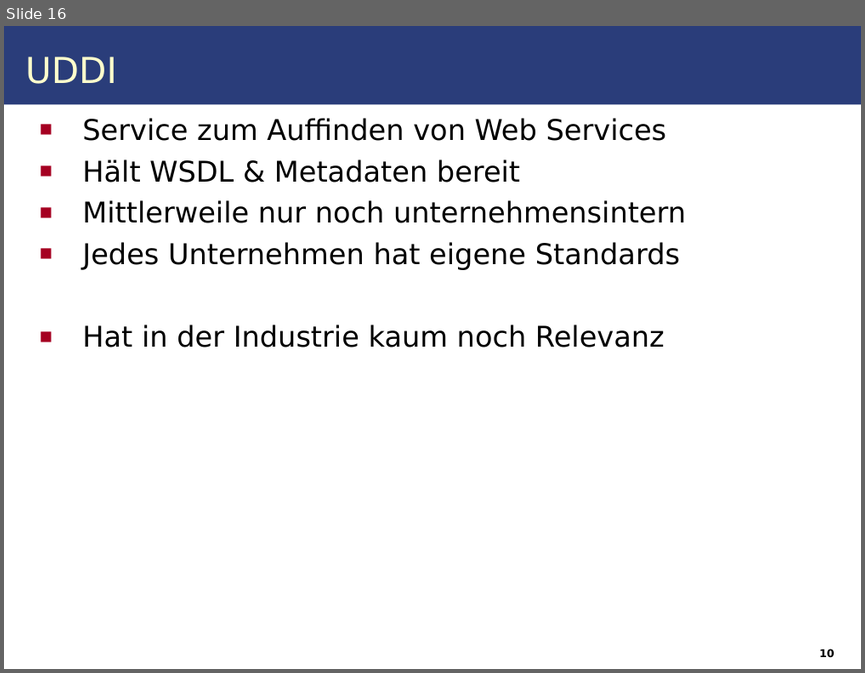
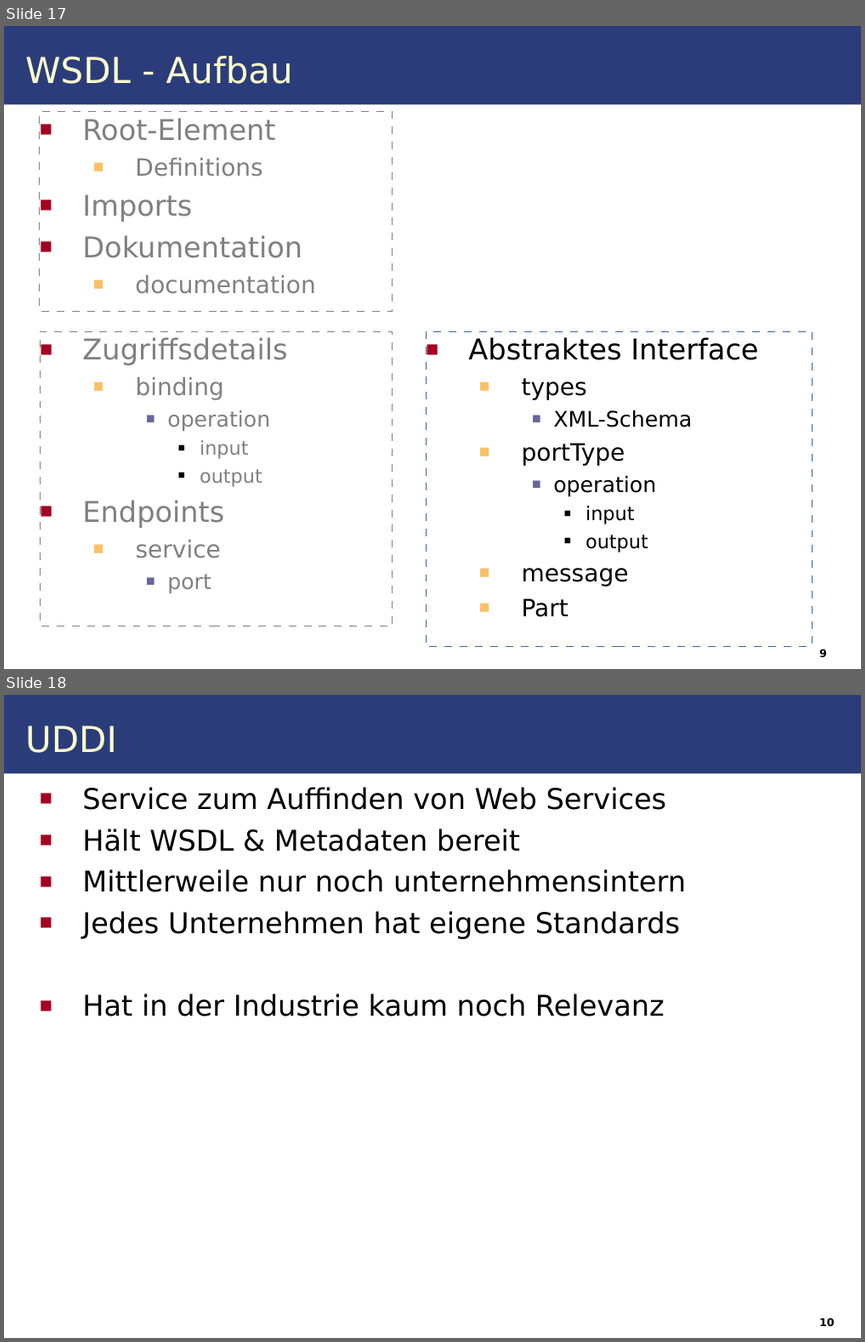
Before and after one commit to IAAS/decidr, a slide deck: seminars/rr/presentation/Web_Services.odp. Shown one above the other, each under a label of ours: slide 16 before the commit, slides 17 and 18 after it. The pictures are 865x673 and 865x1342 pixels, drawn with LibreOffice and Linux fonts; fonts in the diff are those of the drawing. Boxes give left, top, right and bottom in pixels: in the first picture for what was removed or moved away, otherwise in the second. Text is boxed around its words. In the diff, an @@ line names an element or a change of style, - is before the commit and + after.

```diff
--- a/seminars/rr/presentation/Web_Services.odp
+++ b/seminars/rr/presentation/Web_Services.odp
@@ slide 17 added at bbox=[4, 26, 861, 669], background #FFFFFF; not listed: 1 template element that a slide beside it also shows @@
@@ text added at bbox=[25, 56, 293, 84], 30 pt, text #FFFFCC @@
+WSDL - Aufbau
@@ text added at bbox=[40, 112, 392, 320], outline #808080 0 pt, 24 pt, text #808080 @@
+■ Root-Element
+  ■ Definitions
+■ Imports
+■ Dokumentation
+  ■ documentation
@@ text added at bbox=[40, 331, 392, 635], outline #808080 0 pt, 24 pt, text #808080 @@
+■ Zugriffsdetails
+  ■ binding
+    ■ operation
+      ■ input
+      ■ output
+■ Endpoints
+  ■ service
+    ■ port
@@ text added at bbox=[426, 331, 812, 654], outline #3465A4 0 pt, 20 pt, text #000000 @@
+■ Abstraktes Interface
+  ■ types
+    ■ XML-Schema
+  ■ portType
+    ■ operation
+      ■ input
+      ■ output
+  ■ message
+  ■ Part
@@ text added at bbox=[819, 648, 827, 657], 9 pt, text #000000, bold @@
+9
@@ what was slide 16 is now slide 18 @@
```
Also in this commit, not shown: 10 slides changed, 4 other slides added, 4 other files.
